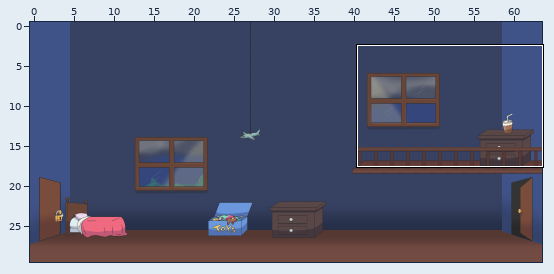
One commit to this Tiled map: android/assets/CuartoAbner.tmx. Above: a wide view before the commit, with the close-up outlined.
Close-up. Before:
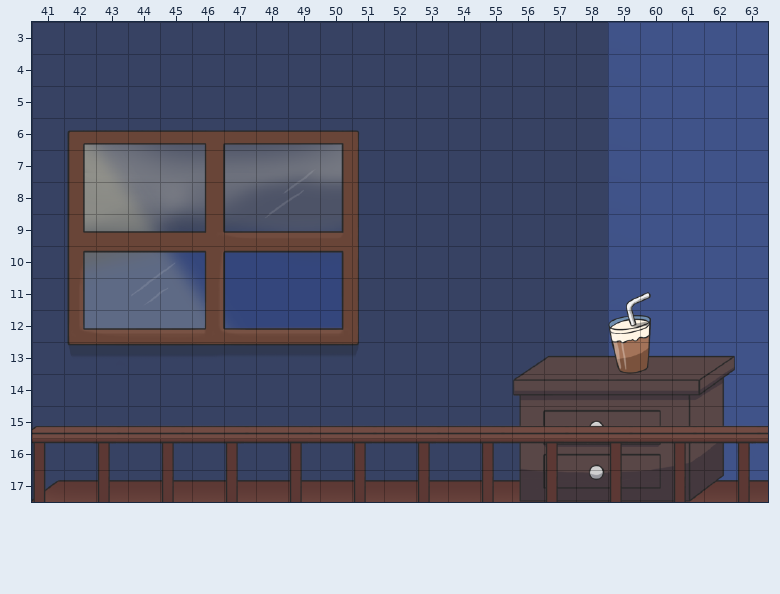
Cells are 45x45 px. Shown: x 41..63, y 3..17. The commit also changed other parts of the map, which this record leaves out.
And afterwards:
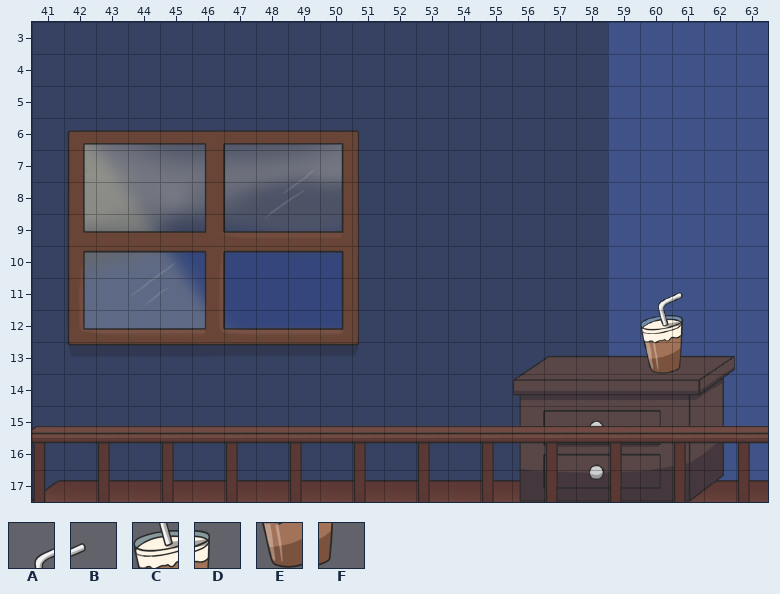
Key: from "Fondo Cuarto Abner": A 258, B 259, C 302, D 303, E 346, F 347.
_ is an empty cell.
Diff:
Layer "Malteada":
The edit turns tile B into tile A in row 11 at x 60.
There is now tile B in row 11 at x 61.
The edit turns tile D into tile C in row 12 at x 60.
There is now tile D in row 12 at x 61.
The edit turns tile F into tile E in row 13 at x 60.
There is now tile F in row 13 at x 61.
The author cleared tile A in row 11 at x 59.
The author cleared tile C in row 12 at x 59.
The author cleared tile E in row 13 at x 59.
